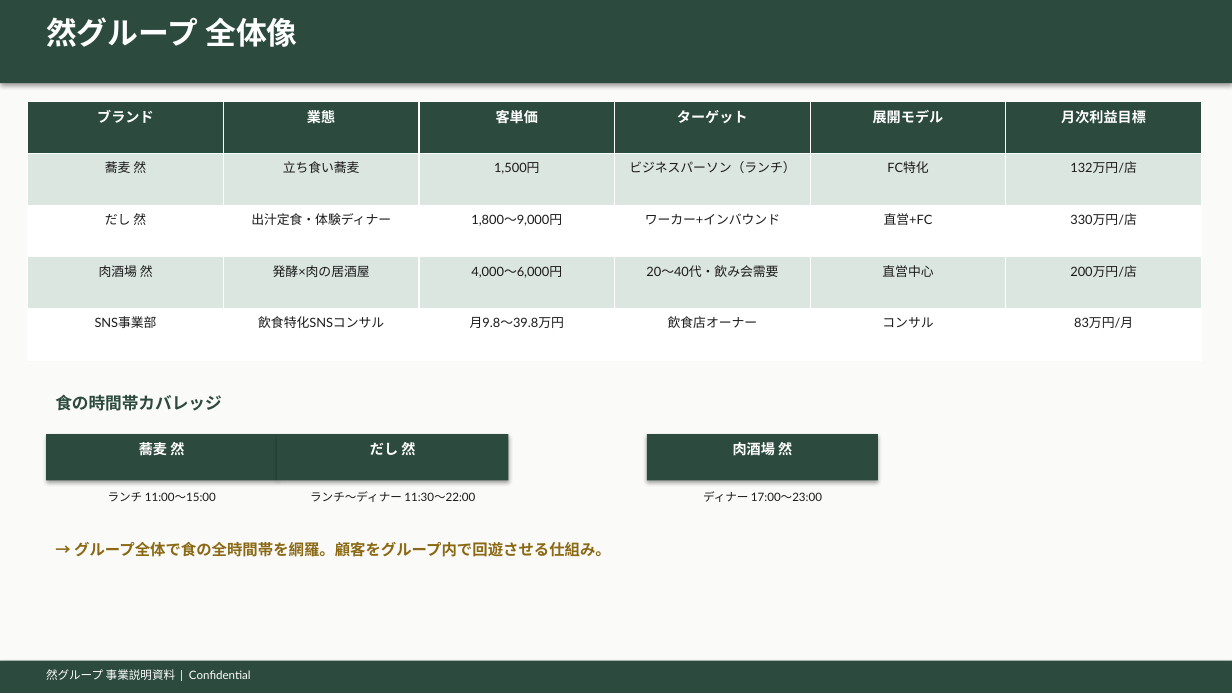
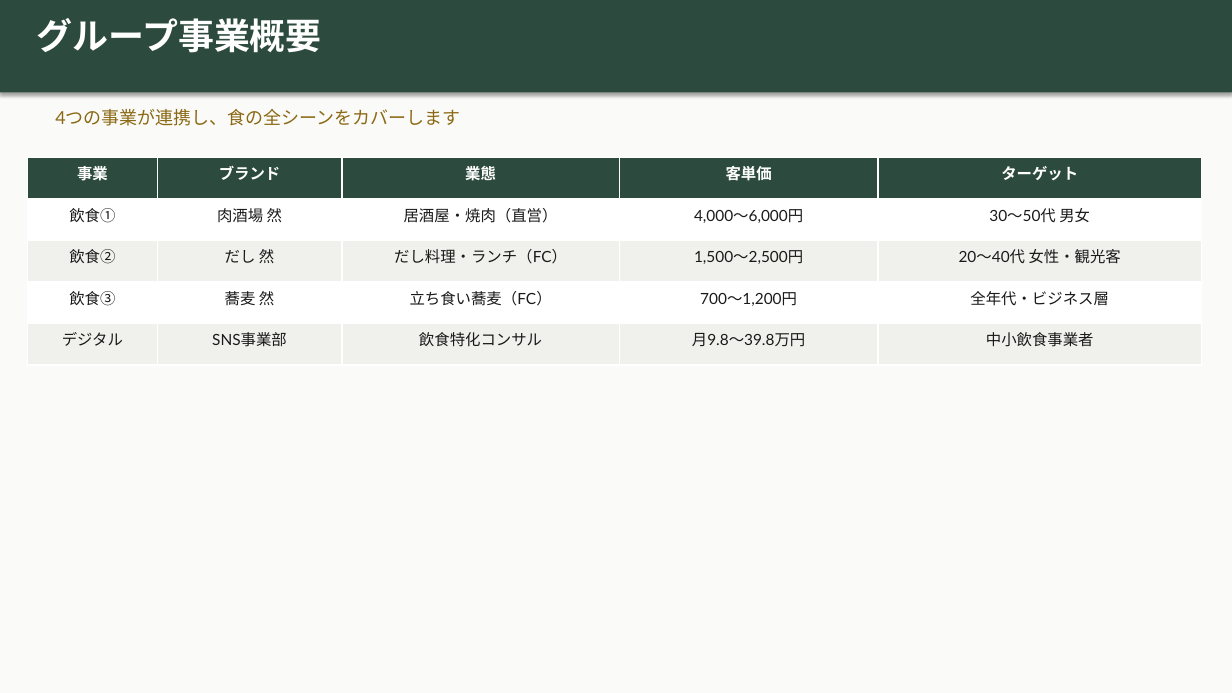
Before and after one commit to hunkotusaisinryo-lab/test-repo, a slide deck: slide 4 of zen/07_融資・投資家資料/然グループ_統合ピッチデッキ.pptx. Drawn at 1232x693 pixels with LibreOffice and Linux fonts; fonts in the diff are those of the drawing. Boxes give left, top, right and bottom in pixels: in the first picture for what was removed or moved away, otherwise in the second. Text is boxed around its words. In the diff, an @@ line names an element or a change of style, - is before the commit and + after.

```diff
--- a/zen/07_融資・投資家資料/然グループ_統合ピッチデッキ.pptx
+++ b/zen/07_融資・投資家資料/然グループ_統合ピッチデッキ.pptx
@@ rectangle: place and size @@
-rectangle at bbox=[0, 0, 1232, 83]
+rectangle at bbox=[0, 0, 1232, 92]
@@ text at bbox=[37, 18, 322, 53]: text changed; size 24 to 28 pt @@
-然グループ 全体像
+グループ事業概要
@@ text added at bbox=[55, 109, 461, 126], 14 pt, text #8B6914 @@
+4つの事業が連携し、食の全シーンをカバーします
@@ table at bbox=[28, 157, 1202, 365] @@
-column 1: ブランド | 蕎麦 然 | だし 然 | 肉酒場 然 | SNS事業部
-column 2: 業態 | 立ち食い蕎麦 | 出汁定食・体験ディナー | 発酵×肉の居酒屋 | 飲食特化SNSコンサル
-column 3: 客単価 | 1,500円 | 1,800〜9,000円 | 4,000〜6,000円 | 月9.8〜39.8万円
-column 4: ターゲット | ビジネスパーソン（ランチ） | ワーカー+インバウンド | 20〜40代・飲み会需要 | 飲食店オーナー
-column 5: 展開モデル | FC特化 | 直営+FC | 直営中心 | コンサル
-column 6: 月次利益目標 | 132万円/店 | 330万円/店 | 200万円/店 | 83万円/月
+column 1: 事業 | 飲食① | 飲食② | 飲食③ | デジタル
+column 2: ブランド | 肉酒場 然 | だし 然 | 蕎麦 然 | SNS事業部
+column 3: 業態 | 居酒屋・焼肉（直営） | だし料理・ランチ（FC） | 立ち食い蕎麦（FC） | 飲食特化コンサル
+column 4: 客単価 | 4,000〜6,000円 | 1,500〜2,500円 | 700〜1,200円 | 月9.8〜39.8万円
+column 5: ターゲット | 30〜50代 男女 | 20〜40代 女性・観光客 | 全年代・ビジネス層 | 中小飲食事業者
@@ table: place and size @@
-table at bbox=[28, 102, 1203, 360]
+table at bbox=[28, 157, 1202, 365]
@@ text removed at bbox=[55, 394, 221, 411] @@
-食の時間帯カバレッジ
@@ rectangle removed at bbox=[46, 434, 277, 481] @@
@@ text removed at bbox=[139, 440, 184, 458] @@
-蕎麦 然
@@ rectangle removed at bbox=[277, 434, 508, 481] @@
@@ text removed at bbox=[370, 442, 415, 455] @@
-だし 然
@@ rectangle removed at bbox=[647, 434, 878, 481] @@
@@ text removed at bbox=[733, 440, 792, 458] @@
-肉酒場 然
@@ text removed at bbox=[108, 492, 216, 502] @@
-ランチ 11:00〜15:00
@@ text removed at bbox=[310, 491, 475, 502] @@
-ランチ〜ディナー 11:30〜22:00
@@ text removed at bbox=[703, 491, 822, 502] @@
-ディナー 17:00〜23:00
@@ text removed at bbox=[74, 542, 611, 557] @@
-→ グループ全体で食の全時間帯を網羅。顧客をグループ内で回遊させる仕組み。
@@ rectangle removed at bbox=[0, 661, 1232, 693] @@
@@ text removed at bbox=[46, 669, 251, 680] @@
-然グループ 事業説明資料 | Confidential
```
Also in this commit, not shown: 3 other slides changed, 11 slides added, 11 slides removed, 1 other file.
